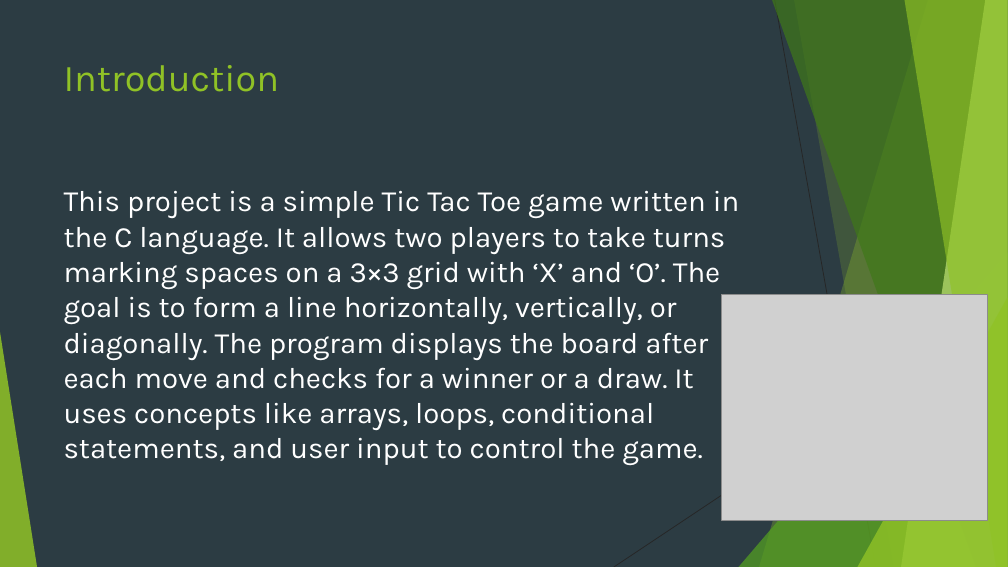
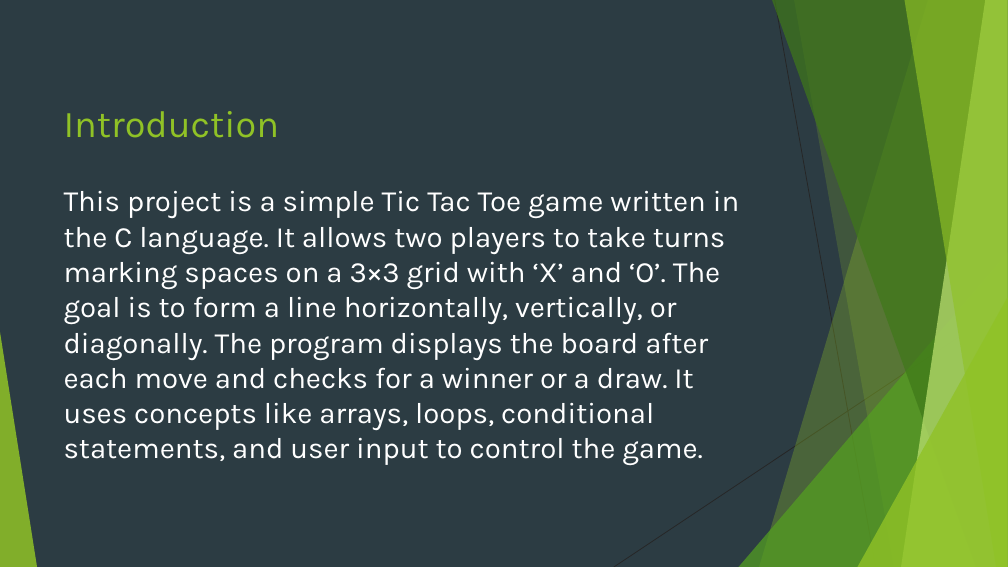
Before and after one commit to taha-ahmed-mallick/PF-fall25, a slide deck: slide 2 of CCP/presentation/presentation.pptx. Drawn at 1008x567 pixels with LibreOffice and Linux fonts; fonts in the diff are those of the drawing; grey boxes stand for pictures. Boxes give left, top, right and bottom in pixels: in the first picture for what was removed or moved away, otherwise in the second. Text is boxed around its words. In the diff, an @@ line names an element or a change of style, - is before the commit and + after.

```diff
--- a/CCP/presentation/presentation.pptx
+++ b/CCP/presentation/presentation.pptx
@@ title "Introduction": place and size @@
-title "Introduction" at [64, 65, 280, 92]
+title "Introduction" at [64, 111, 280, 138]
@@ picture removed at [721, 295, 988, 520] @@
```
Also in this commit, not shown: 7 other slides changed, 9 slides added, 2 other files.
